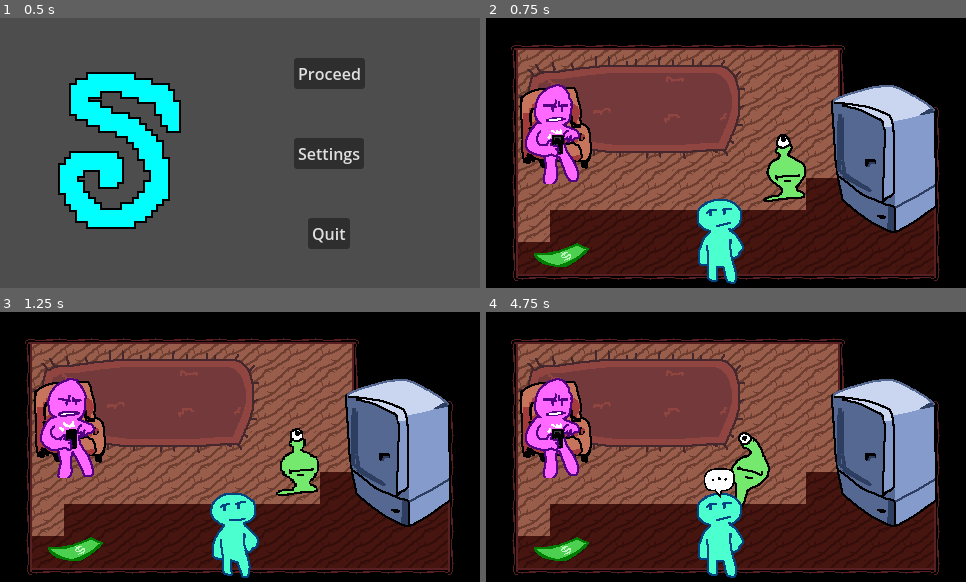
Above: before the commit, frames 1-4 (two rows, left to right).
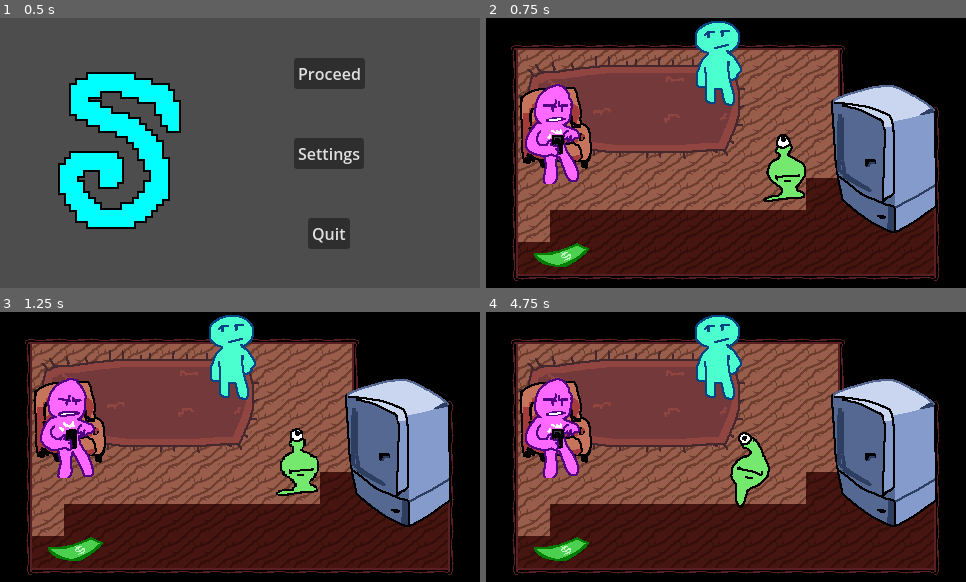
Above: after the commit, the same moments.

Repository: hryspider/GGJ-Committee-Team26
Game: Godot game, scene res://rooms/title_screen.tscn
The game is run twice, just before and just after one commit, with the same random seed, the same clock (stepped at 60 frames per second) and the same inputs.
Inputs (mouse positions are in pixels of both pictures, inside the frame that each line leads up to):
- Up to frame 1 (0.5 s): no input
- Up to frame 2 (0.75 s): click "Proceed" at 0.5 s
- Up to frame 3 (1.25 s): no input
- Up to frame 4 (4.75 s): tap Enter at 1.25 s; move the mouse to (831, 433) at 1.27 s; hold D (right) 1.28-2.03 s; click (831, 433) at 1.35 s; move the mouse to (630, 460) at 2.02 s; hold S (down) 2.03-2.78 s; tap Q (dictionary) at 2.1, 4.35 s; move the mouse to (774, 387) at 2.77 s; hold D (right) 2.78-3.53 s; tap E (interact) at 2.85 s; move the mouse to (702, 501) at 3.52 s; hold W (up) 3.53-4.28 s; click (702, 501) at 3.6 s; move the mouse to (870, 487) at 4.27 s; hold A (left) from 4.28 s (still down)

Frame 1 is identical in both runs. In frame 2, 4.6% of the frame differs, in the area x 43-54%, y 1-99%; in frame 3, 4.6%; in frame 4, 5.1%.

Commit message:
start of opening cutscene

Diff:
--- a/objects/npc.gd
+++ b/objects/npc.gd
@@ -25,6 +25,8 @@
 		talking = true
 		emit_signal("talk")
 
+func play(anim):
+	animated_sprite_2d.play(anim)
 
 func _on_area_2d_body_entered(body):
 	if body.is_in_group("player"): interactbubble.show()
--- a/rooms/roomate_house.tscn
+++ b/rooms/roomate_house.tscn
@@ -276,8 +276,133 @@
 "speed": 5.0
 }]
 
+[sub_resource type="Resource" id="Resource_rxgj1"]
+script = ExtResource("18_rxgj1")
+speaker = NodePath("../PinkNPC")
+animations = Dictionary[NodePath, String]({
+NodePath("../CyanNPC"): "idle",
+NodePath("../PinkNPC"): "talk"
+})
+content = "hello"
+duration = 1.0
+metadata/_custom_type_script = "uid://dy6gk2wb21yf2"
+
 [sub_resource type="Resource" id="Resource_7ofkf"]
 script = ExtResource("18_rxgj1")
+speaker = NodePath("../CyanNPC")
+animations = Dictionary[NodePath, String]({
+NodePath("../PinkNPC"): "idle",
+NodePath("../CyanNPC"): "wave"
+})
+content = "hello"
+duration = 1.0
+metadata/_custom_type_script = "uid://dy6gk2wb21yf2"
+
+[sub_resource type="Resource" id="Resource_gu4tk"]
+script = ExtResource("18_rxgj1")
+speaker = NodePath("../PinkNPC")
+animations = Dictionary[NodePath, String]({
+NodePath("../CyanNPC"): "idle",
+NodePath("../PinkNPC"): "talk"
+})
+content = "where milk?"
+duration = 3.0
+metadata/_custom_type_script = "uid://dy6gk2wb21yf2"
+
+[sub_resource type="Resource" id="Resource_yumyu"]
+script = ExtResource("18_rxgj1")
+speaker = NodePath("../CyanNPC")
+animations = Dictionary[NodePath, String]({
+NodePath("../PinkNPC"): "idle",
+NodePath("../CyanNPC"): "shakehead"
+})
+content = "me no know"
+duration = 3.0
+metadata/_custom_type_script = "uid://dy6gk2wb21yf2"
+
+[sub_resource type="Resource" id="Resource_oynf4"]
+script = ExtResource("18_rxgj1")
+speaker = NodePath("../PinkNPC")
+animations = Dictionary[NodePath, String]({
+NodePath("../CyanNPC"): "idle",
+NodePath("../PinkNPC"): "curse"
+})
+content = "fuck"
+duration = 1.0
+metadata/_custom_type_script = "uid://dy6gk2wb21yf2"
+
+[sub_resource type="Resource" id="Resource_q6hrm"]
+script = ExtResource("18_rxgj1")
+speaker = NodePath("../CyanNPC")
+animations = Dictionary[NodePath, String]({
+NodePath("../CyanNPC"): "talk",
+NodePath("../PinkNPC"): "idle"
+})
+content = "get milk at shop"
+duration = 3.0
+metadata/_custom_type_script = "uid://dy6gk2wb21yf2"
+
+[sub_resource type="Resource" id="Resource_cxmtu"]
+script = ExtResource("18_rxgj1")
+speaker = NodePath("../PinkNPC")
+animations = Dictionary[NodePath, String]({
+NodePath("../CyanNPC"): "idle",
+NodePath("../PinkNPC"): "broke"
+})
+content = "me no have money"
+duration = 3.0
+metadata/_custom_type_script = "uid://dy6gk2wb21yf2"
+
+[sub_resource type="Resource" id="Resource_gxmdy"]
+script = ExtResource("18_rxgj1")
+speaker = NodePath("../CyanNPC")
+animations = Dictionary[NodePath, String]({
+NodePath("../CyanNPC"): "talk"
+})
+content = "you have job?"
+duration = 3.0
+metadata/_custom_type_script = "uid://dy6gk2wb21yf2"
+
+[sub_resource type="Resource" id="Resource_0wht8"]
+script = ExtResource("18_rxgj1")
+speaker = NodePath("../PinkNPC")
+animations = Dictionary[NodePath, String]({
+NodePath("../PinkNPC"): "sad",
+NodePath("../CyanNPC"): "idle"
+})
+content = "me no job"
+duration = 2.0
+metadata/_custom_type_script = "uid://dy6gk2wb21yf2"
+
+[sub_resource type="Resource" id="Resource_jffb1"]
+script = ExtResource("18_rxgj1")
+speaker = NodePath("../CyanNPC")
+animations = Dictionary[NodePath, String]({
+NodePath("../CyanNPC"): "shakehead"
+})
+content = "you must get job"
+duration = 2.5
+metadata/_custom_type_script = "uid://dy6gk2wb21yf2"
+
+[sub_resource type="Resource" id="Resource_neqdv"]
+script = ExtResource("18_rxgj1")
+speaker = NodePath("../CyanNPC")
+animations = Dictionary[NodePath, String]({
+NodePath("../CyanNPC"): "shakehead"
+})
+content = "at office"
+duration = 2.0
+metadata/_custom_type_script = "uid://dy6gk2wb21yf2"
+
+[sub_resource type="Resource" id="Resource_usfno"]
+script = ExtResource("18_rxgj1")
+speaker = NodePath("../PinkNPC")
+animations = Dictionary[NodePath, String]({
+NodePath("../PinkNPC"): "no"
+})
+content = "no"
+duration = 1.5
+metadata/_custom_type_script = "uid://dy6gk2wb21yf2"
 
 [node name="RoomateHouse" type="Node2D" unique_id=848884293]
 y_sort_enabled = true
@@ -317,13 +442,14 @@
 stream = ExtResource("8_qutpp")
 autoplay = true
 
-[node name="NPC" parent="." unique_id=1006169553 instance=ExtResource("6_jj6hg")]
+[node name="PinkNPC" parent="." unique_id=1006169553 instance=ExtResource("6_jj6hg")]
 position = Vector2(73, 113)
 spriteframes = SubResource("SpriteFrames_cf0wr")
 
-[node name="NPC3" parent="." unique_id=1502806247 instance=ExtResource("6_jj6hg")]
-position = Vector2(234, 225)
-spriteframes = SubResource("SpriteFrames_e4khp")
+[node name="CyanNPC" type="AnimatedSprite2D" parent="." unique_id=44470719]
+position = Vector2(232, 47)
+sprite_frames = SubResource("SpriteFrames_e4khp")
+animation = &"talk"
 
 [node name="NPC2" parent="." unique_id=1470391285 instance=ExtResource("6_jj6hg")]
 position = Vector2(382, 151)
@@ -355,17 +481,13 @@
 
 [node name="DictionaryManager" parent="." unique_id=925600434 instance=ExtResource("17_aesho")]
 
-[node name="DialogManager_Pink" parent="." unique_id=33405281 instance=ExtResource("13_aesho")]
-data = Array[ExtResource("18_rxgj1")]([SubResource("Resource_7ofkf")])
-
-[node name="DialogManager_Blue" parent="." unique_id=167636923 instance=ExtResource("13_aesho")]
-
-[connection signal="talk" from="NPC" to="DialogManager_Pink" method="start_dialog"]
-[connection signal="talk" from="NPC3" to="DialogManager_Blue" method="start_dialog"]
+[node name="DialogManager" parent="." unique_id=167636923 instance=ExtResource("13_aesho")]
+data = Array[ExtResource("18_rxgj1")]([SubResource("Resource_rxgj1"), SubResource("Resource_7ofkf"), SubResource("Resource_gu4tk"), SubResource("Resource_yumyu"), SubResource("Resource_oynf4"), SubResource("Resource_q6hrm"), SubResource("Resource_cxmtu"), SubResource("Resource_gxmdy"), SubResource("Resource_0wht8"), SubResource("Resource_jffb1"), SubResource("Resource_neqdv"), SubResource("Resource_usfno")])
+
+[connection signal="talk" from="PinkNPC" to="DialogManager" method="start_dialog"]
 [connection signal="talk" from="NPC2" to="Milk Overlay" method="appear"]
 [connection signal="talk" from="NPC4" to="Money Overlay" method="appear"]
 [connection signal="finished" from="Milk Overlay" to="NPC2" method="finished_dialog"]
 [connection signal="finished" from="Money Overlay" to="Glorp" method="finished_dialog"]
 [connection signal="finished" from="Money Overlay" to="NPC4" method="finished_dialog"]
-[connection signal="finished" from="DialogManager_Pink" to="NPC" method="finished_dialog"]
-[connection signal="finished" from="DialogManager_Blue" to="NPC3" method="finished_dialog"]
+[connection signal="finished" from="DialogManager" to="PinkNPC" method="finished_dialog"]
--- a/ui/dialogmanager.gd
+++ b/ui/dialogmanager.gd
@@ -20,6 +20,14 @@
 		var this_dialog = data[curr_line]
 		get_parent().add_child(new_bubble)
 		new_bubble.set_text(this_dialog.content)
+		var target
+		for path in this_dialog.animations.keys():
+			target = get_node(path)
+			print(target, path)
+			#if not target is AnimatedSprite2D:
+				#if target.has_node("/AnimatedSprite2D"):
+					#target = target.get_node("/AnimatedSprite2D")
+			target.play(this_dialog.animations[path])
 
 		var speaker_position = get_node(this_dialog.speaker).global_position
 		speaker_position.x = clampf(speaker_position.x, 0., 480. - new_bubble.size.x)
@@ -30,3 +38,4 @@
 		await new_bubble.destroy_timer.timeout
 		curr_line += 1
 	emit_signal("finished")
+	curr_line = 0
Not shown: 1 places in rooms/roomate_house.tscn that only renumber resources
Not shown, changed: .DS_Store
